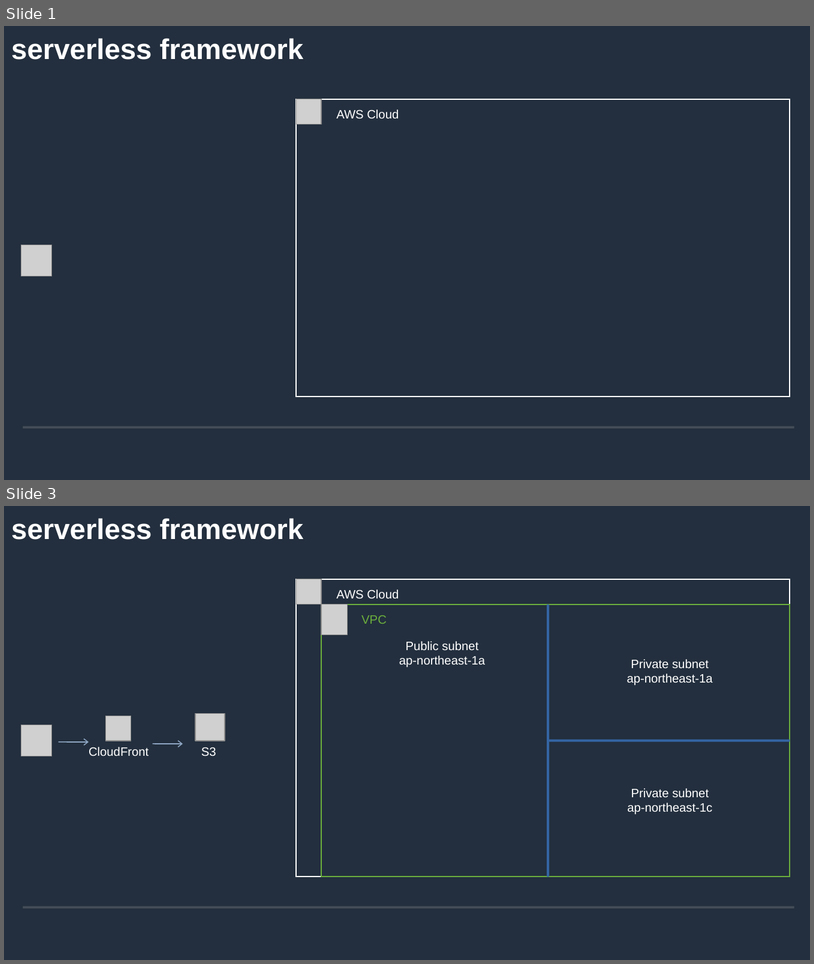
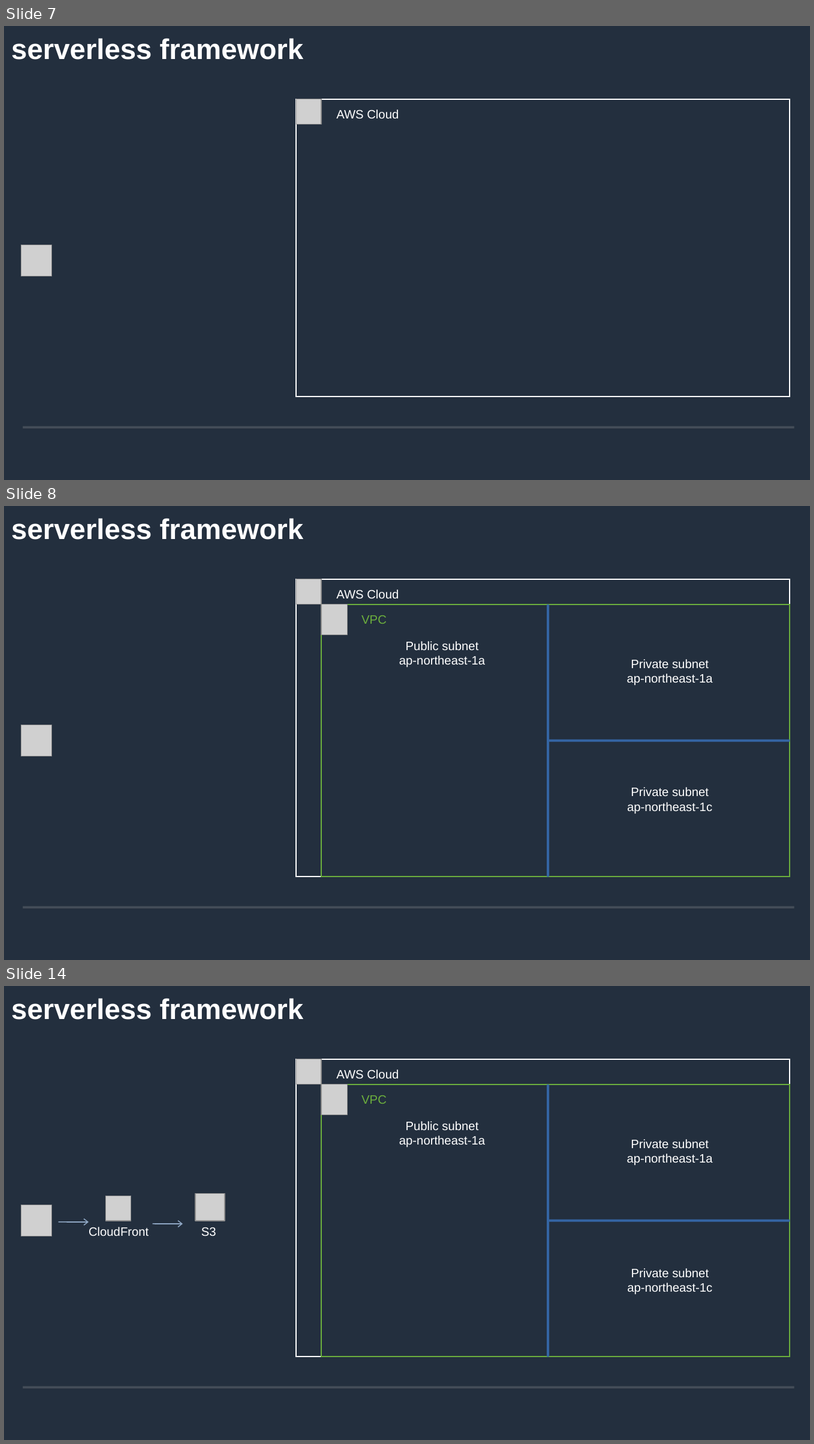
Before and after one commit to andygithub9/cfc104_2, a slide deck: 104.odp. Shown one above the other, each under a label of ours: slides 1 and 3 before the commit, slides 7, 8 and 14 after it; the slides between them are not shown. The pictures are 814x964 and 814x1444 pixels, drawn with LibreOffice and Linux fonts; fonts in the diff are those of the drawing; grey boxes stand for pictures; background and template pictures are left out. Boxes give left, top, right and bottom in pixels: in the first picture for what was removed or moved away, otherwise in the second. Text is boxed around its words. In the diff, an @@ line names an element or a change of style, - is before the commit and + after.

```diff
--- a/104.odp
+++ b/104.odp
@@ slide 8 added at (4,506,810,960), background #232F3E; not listed: 2 template elements that a slide beside it also shows @@
@@ title added at (11,518,304,540), 28 pt, text #FFFFFF, bold @@
+serverless framework
@@ rectangle added at (297,579,791,876), outline #FFFFFF 0.99 pt, 12 pt, text #FFFFFF @@
+AWS Cloud
@@ picture added at (297,579,321,604) @@
@@ rectangle added at (321,604,791,876), outline #6BAE3D 0.99 pt, 12 pt, text #6BAE3D @@
+VPC
@@ picture added at (321,604,348,634) @@
@@ line added from (548, 604) to (548, 876), #3465A4 2.3 pt @@
@@ text added at (399,641,485,667), 12 pt, text #FFFFFF @@
+Public subnet
+ap-northeast-1a
@@ text added at (627,659,713,685), 12 pt, text #FFFFFF @@
+Private subnet
+ap-northeast-1a
@@ picture added at (21,725,51,756) @@
@@ line added from (791, 740) to (548, 740), #3465A4 2.3 pt @@
@@ text added at (627,787,713,814), 12 pt, text #FFFFFF @@
+Private subnet
+ap-northeast-1c
@@ what was slide 1 is now slide 7 @@
@@ what was slide 3 is now slide 14 @@
```
Also in this commit, not shown: 2 slides changed, 20 other slides added, 2 other files.
